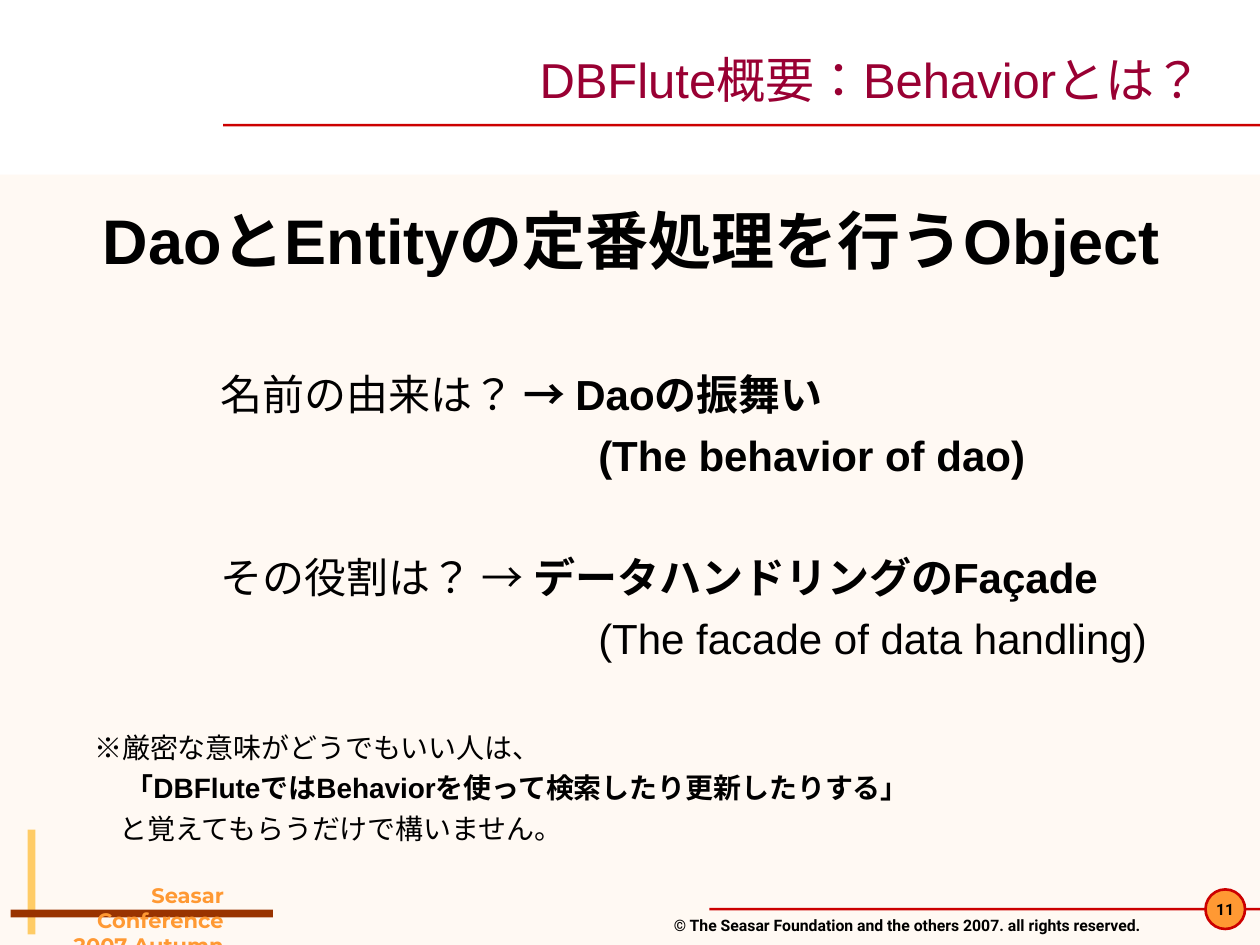
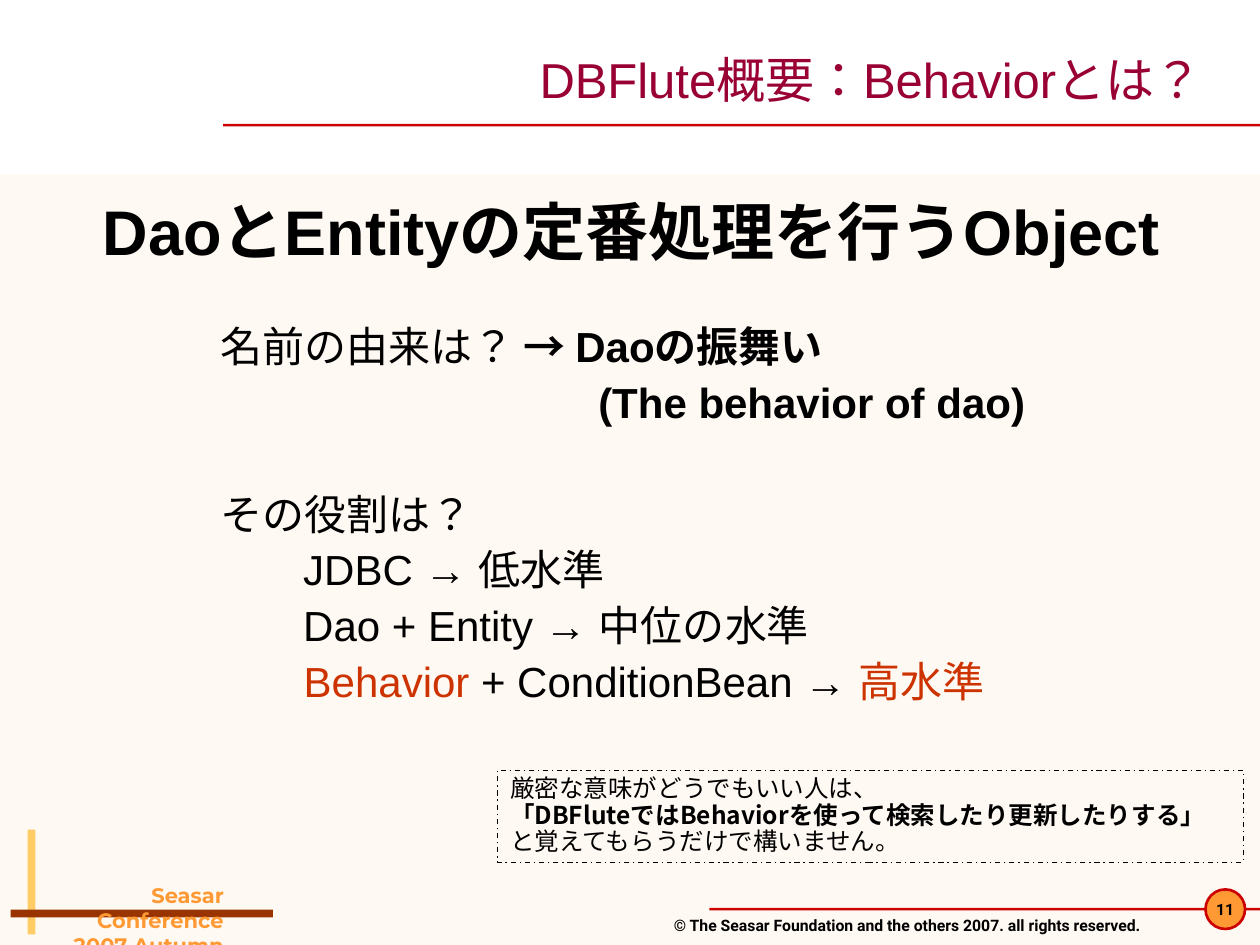
Before and after one commit to seasarorg/dbflute, a slide deck: slide 11 of dbflute/etc/doc/pres/sc2007a_2-DBFlute.ppt. Drawn at 1260x945 pixels with LibreOffice and Linux fonts; fonts in the diff are those of the drawing; background and template pictures are left out. Boxes give left, top, right and bottom in pixels: in the first picture for what was removed or moved away, otherwise in the second. Text is boxed around its words. In the diff, an @@ line names an element or a change of style, - is before the commit and + after.

```diff
--- a/dbflute/etc/doc/pres/sc2007a_2-DBFlute.ppt
+++ b/dbflute/etc/doc/pres/sc2007a_2-DBFlute.ppt
@@ text at bbox=[103, 206, 1160, 426]: line spacing 1 to 0.9 @@
@@ text at bbox=[220, 494, 984, 701]: text changed; size 16 to 24 pt @@
-その役割は？ → データハンドリングのFaçade
-(The facade of data handling)
-※厳密な意味がどうでもいい人は、
-「DBFluteではBehaviorを使って検索したり更新したりする」
-と覚えてもらうだけで構いません。
+その役割は？
+JDBC → 低水準
+Dao + Entity → 中位の水準
+Behavior + ConditionBean → 高水準
@@ rectangle added at bbox=[498, 770, 1244, 862], outline #000000 0.74 pt dashed, 14 pt, text #000000, bold @@
+厳密な意味がどうでもいい人は、
+「DBFluteではBehaviorを使って検索したり更新したりする」
+と覚えてもらうだけで構いません。
```
Also in this commit, not shown: 17 other slides changed, 4 other files.
